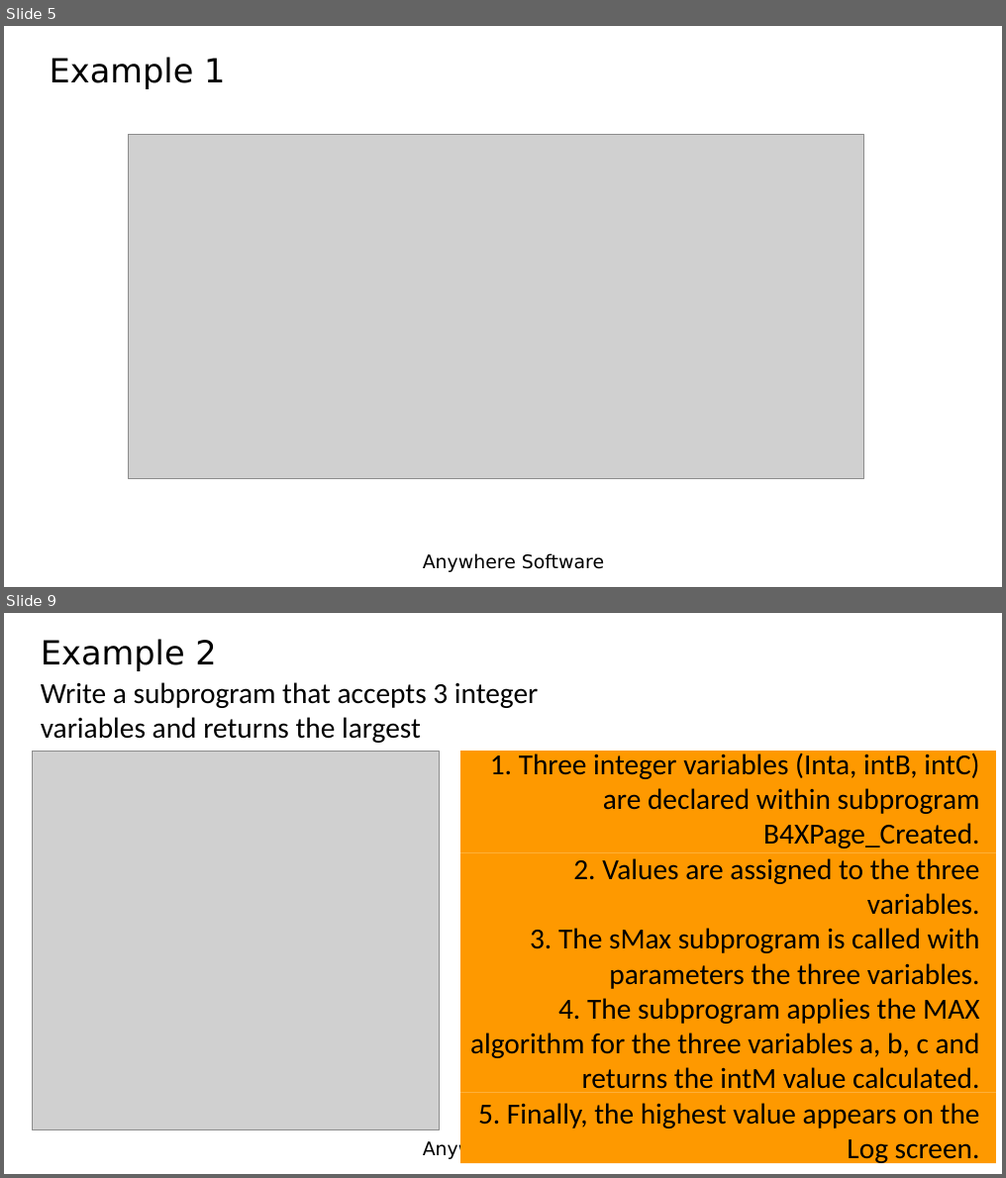
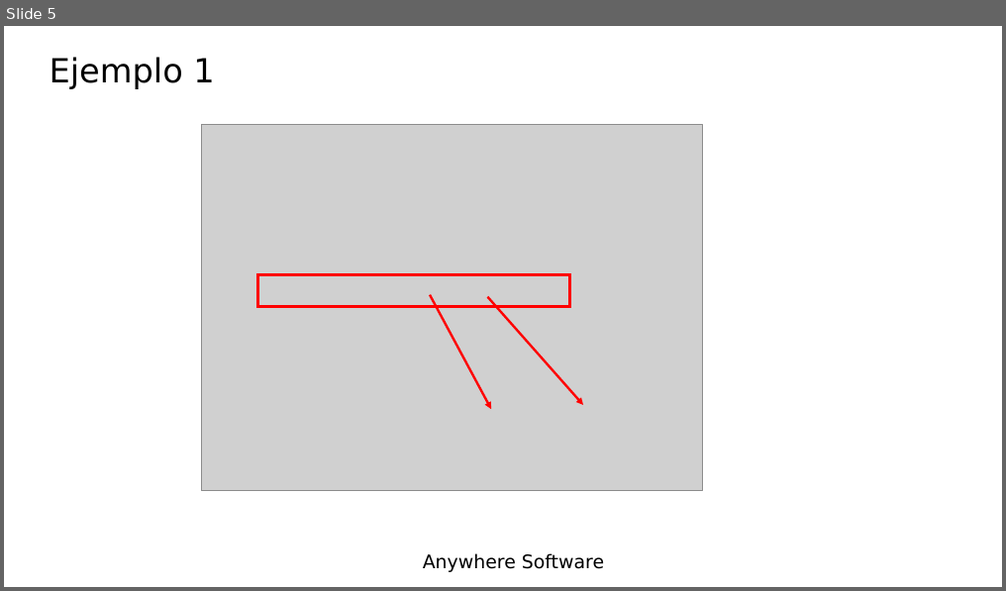
Before and after one commit to Lamashino/Teaching-B4J, a slide deck: Tema 8 - Subrutinas/Lesson8 - Subroutines.pptx. Shown one above the other, each under a label of ours: slides 5 and 9 before the commit, slide 5 after it; the slides between them are not shown. The pictures are 1006x1178 and 1006x591 pixels, drawn with LibreOffice and Linux fonts; fonts in the diff are those of the drawing; grey boxes stand for pictures; background and template pictures are left out. Boxes give left, top, right and bottom in pixels: in the first picture for what was removed or moved away, otherwise in the second. Text is boxed around its words. In the diff, an @@ line names an element or a change of style, - is before the commit and + after.

```diff
--- a/Tema 8 - Subrutinas/Lesson8 - Subroutines.pptx
+++ b/Tema 8 - Subrutinas/Lesson8 - Subroutines.pptx
@@ slide 9 removed at [4, 613, 1002, 1174], background picture (left out); not listed: 1 template element that a slide beside it also shows @@
@@ title removed at [41, 639, 216, 671] @@
-Example 2
@@ text removed at [41, 682, 538, 743] @@
-Write a subprogram that accepts 3 integer variables and returns the largest
@@ picture removed at [32, 751, 439, 1131] @@
@@ rectangle removed at [460, 751, 996, 854] @@
@@ text removed at [470, 750, 980, 1166] @@
-1. Three integer variables (Inta, intB, intC) are declared within subprogram B4XPage_Created.
-2. Values are assigned to the three variables.
-3. The sMax subprogram is called with parameters the three variables.
-4. The subprogram applies the MAX algorithm for the three variables a, b, c and returns the intM value calculated.
-5. Finally, the highest value appears on the Log screen.
@@ rectangle removed at [460, 854, 996, 925] @@
@@ rectangle removed at [460, 920, 996, 991] @@
@@ rectangle removed at [460, 991, 996, 1093] @@
@@ rectangle removed at [460, 1093, 996, 1164] @@
@@ slide 5 changed as well @@
@@ title at [50, 57, 214, 89]: text changed @@
-Example 1
+Ejemplo 1
@@ picture: place and size @@
-picture at [129, 135, 864, 478]
+picture at [201, 125, 702, 491]
@@ rectangle added at [257, 274, 570, 307], outline #FF0000 3 pt @@
@@ arrow added from (430, 294) to (491, 409), #FF0000 2.25 pt @@
@@ arrow added from (487, 297) to (583, 405), #FF0000 2.25 pt @@
```
Also in this commit, not shown: 3 other slides changed, 7 slides added, 6 other slides removed, 2 other files.
